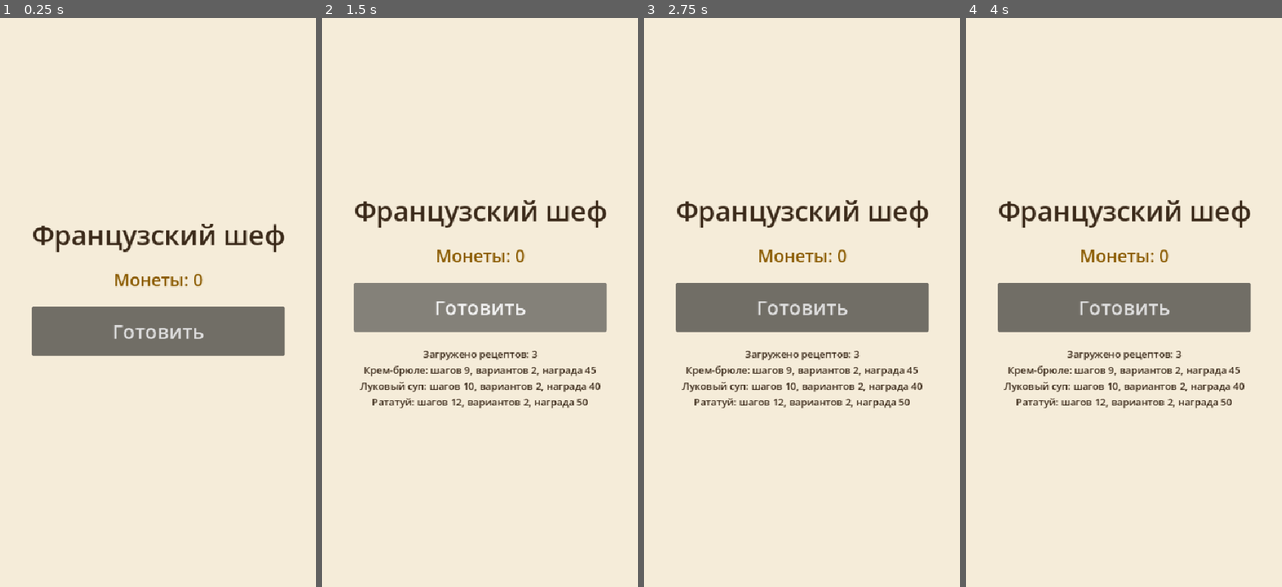
Above: before the commit, frames 1-4 (left to right).
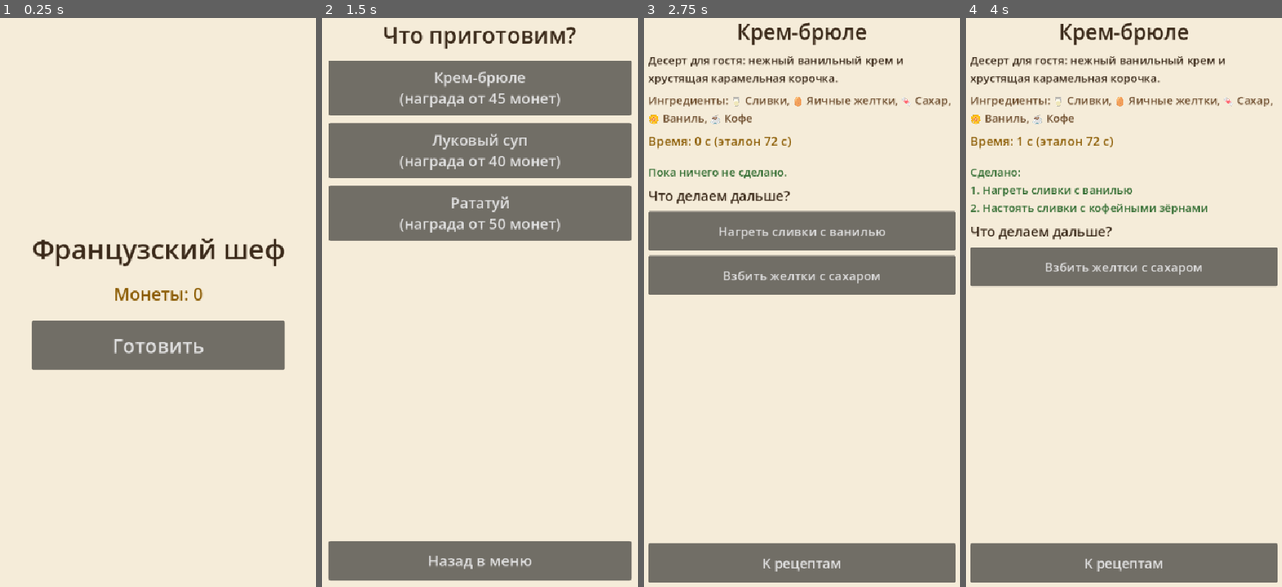
Above: after the commit, the same moments.

Repository: makedonski792-dot/Cheef-NAT
Game: Godot game, scene res://scenes/main_menu.tscn
Same seed, same stepped clock (60 frames per second), same inputs: the game is played once before the commit and once after it.
Inputs (mouse positions are in pixels of both pictures, inside the frame that each line leads up to):
- Up to frame 1 (0.25 s): no input
- Up to frame 2 (1.5 s): click "Готовить" at 0.5 s; click (480, 308) at 1.25 s, where only the run before the commit has a clickable "Готовить"
- Up to frame 3 (2.75 s): click (802, 86) at 2 s, where only the run after the commit has a clickable "Крем-брюле (награда от 45 мон…"
- Up to frame 4 (4 s): click (1124, 228) at 2.75 s, where only the run after the commit has a clickable "Нагреть сливки с ванилью"; click (1124, 251) at 3.5 s, where only the run after the commit has a clickable "Настоять сливки с кофейными з…"

The runs differ from the first frame. In frame 1, 7.7% of the frame differs, in the area x 10-91%, y 36-62%; in frame 2, 44%, in the area x 1-99%, y 1-99%; in frame 3, 30%; in frame 4, 27%.

Commit message:
Шаг 4: экраны выбора рецепта и готовки, общее состояние GameState
Co-Authored-By: Claude Sonnet 5.5 <noreply@anthropic.com>

Diff:
--- a/project.godot
+++ b/project.godot
@@ -18,6 +18,11 @@
 run/main_scene="res://scenes/main_menu.tscn"
 config/features=PackedStringArray("4.7")
 
+[autoload]
+
+; Общее хранилище данных игры (монеты, выбранный рецепт). Доступно из любого скрипта как GameState
+GameState="*res://scripts/game_state.gd"
+
 [display]
 
 window/size/viewport_width=540
--- /dev/null
+++ b/scenes/cooking.gd
@@ -0,0 +1,189 @@
+extends Control
+# Экран готовки: заказ гостя, таймер, сделанные шаги и кнопки доступных шагов.
+
+const TEXT_COLOR := Color("3b2a1a")
+
+var _recipe: Dictionary
+var _cooking: CookingLogic
+var _ingredients: Dictionary
+
+var _elapsed := 0.0
+var _running := true
+
+var _timer_label: Label
+var _done_label: Label
+var _steps_title: Label
+var _steps_box: VBoxContainer
+var _result_label: Label
+var _bottom_box: HBoxContainer
+
+
+func _ready() -> void:
+	_recipe = GameState.current_recipe
+	_cooking = CookingLogic.new(_recipe)
+	_ingredients = RecipeLoader.load_ingredients()
+	_build_ui()
+	_refresh()
+
+
+# Таймер идёт, пока блюдо готовится
+func _process(delta: float) -> void:
+	if not _running:
+		return
+	_elapsed += delta
+	_timer_label.text = "Время: %d с (эталон %d с)" % [int(_elapsed), int(_cooking.par_time())]
+
+
+# ---------- Построение интерфейса ----------
+
+func _label(font_size: int, color := TEXT_COLOR) -> Label:
+	var label := Label.new()
+	label.add_theme_font_size_override("font_size", font_size)
+	label.add_theme_color_override("font_color", color)
+	label.autowrap_mode = TextServer.AUTOWRAP_WORD_SMART
+	return label
+
+
+func _build_ui() -> void:
+	var background := ColorRect.new()
+	background.color = Color("f5ecd9")
+	background.set_anchors_preset(Control.PRESET_FULL_RECT)
+	add_child(background)
+
+	var margin := MarginContainer.new()
+	margin.set_anchors_preset(Control.PRESET_FULL_RECT)
+	for side in ["left", "right", "top", "bottom"]:
+		margin.add_theme_constant_override("margin_" + side, 20)
+	add_child(margin)
+
+	var column := VBoxContainer.new()
+	column.add_theme_constant_override("separation", 10)
+	margin.add_child(column)
+
+	var title := _label(34)
+	title.text = _recipe["name"]
+	title.horizontal_alignment = HORIZONTAL_ALIGNMENT_CENTER
+	column.add_child(title)
+
+	var order := _label(18)
+	order.text = _recipe.get("description", "")
+	column.add_child(order)
+
+	# Ингредиенты с эмодзи одной строкой
+	var parts: Array[String] = []
+	for id in _recipe.get("ingredients", []):
+		var ing: Dictionary = _ingredients.get(id, {})
+		parts.append("%s %s" % [ing.get("emoji", ""), ing.get("name", id)])
+	var ingredients := _label(18, Color("6b4a2a"))
+	ingredients.text = "Ингредиенты: " + ", ".join(parts)
+	column.add_child(ingredients)
+
+	_timer_label = _label(20, Color("8a5a00"))
+	column.add_child(_timer_label)
+
+	column.add_child(HSeparator.new())
+
+	_done_label = _label(18, Color("2f6b2f"))
+	column.add_child(_done_label)
+
+	_steps_title = _label(22)
+	_steps_title.text = "Что делаем дальше?"
+	column.add_child(_steps_title)
+
+	# Список кнопок с шагами (прокручивается)
+	var scroll := ScrollContainer.new()
+	scroll.size_flags_vertical = Control.SIZE_EXPAND_FILL
+	scroll.horizontal_scroll_mode = ScrollContainer.SCROLL_MODE_DISABLED
+	column.add_child(scroll)
+
+	_steps_box = VBoxContainer.new()
+	_steps_box.size_flags_horizontal = Control.SIZE_EXPAND_FILL
+	_steps_box.add_theme_constant_override("separation", 8)
+	scroll.add_child(_steps_box)
+
+	# Итог блюда (виден в конце)
+	_result_label = _label(24)
+	_result_label.horizontal_alignment = HORIZONTAL_ALIGNMENT_CENTER
+	_result_label.visible = false
+	column.add_child(_result_label)
+
+	# Нижние кнопки
+	_bottom_box = HBoxContainer.new()
+	_bottom_box.add_theme_constant_override("separation", 10)
+	column.add_child(_bottom_box)
+	_add_bottom_button("К рецептам", _on_back_to_recipes)
+
+
+func _add_bottom_button(text: String, callback: Callable) -> void:
+	var button := Button.new()
+	button.text = text
+	button.custom_minimum_size = Vector2(0, 64)
+	button.size_flags_horizontal = Control.SIZE_EXPAND_FILL
+	button.add_theme_font_size_override("font_size", 22)
+	button.pressed.connect(callback)
+	_bottom_box.add_child(button)
+
+
+# ---------- Игровой процесс ----------
+
+# Игрок нажал на шаг (так же вызываем его из автотеста)
+func choose_step(step_id: String) -> void:
+	if _cooking.do_step(step_id):
+		_refresh()
+
+
+# Обновить экран по текущему состоянию блюда
+func _refresh() -> void:
+	# Список сделанных шагов
+	var lines: Array[String] = []
+	for i in _cooking.done.size():
+		lines.append("%d. %s" % [i + 1, _cooking.get_step(_cooking.done[i])["text"]])
+	_done_label.text = "Сделано:\n" + "\n".join(lines) if not lines.is_empty() else "Пока ничего не сделано."
+
+	# Старые кнопки убираем
+	for child in _steps_box.get_children():
+		child.queue_free()
+
+	if _cooking.is_finished():
+		_finish_dish()
+	elif _cooking.is_ruined():
+		_spoil_dish()
+	else:
+		for step in _cooking.available_steps():
+			var button := Button.new()
+			button.text = step["text"]
+			button.custom_minimum_size = Vector2(0, 64)
+			button.autowrap_mode = TextServer.AUTOWRAP_WORD_SMART
+			button.add_theme_font_size_override("font_size", 20)
+			button.pressed.connect(choose_step.bind(step["id"]))
+			_steps_box.add_child(button)
+
+
+# Блюдо приготовлено: оцениваем, платим монеты
+func _finish_dish() -> void:
+	_running = false
+	_steps_title.visible = false
+	var result := _cooking.grade(_elapsed)
+	GameState.add_coins(result["reward"])
+	var stars: int = result["stars"]
+	_result_label.text = "Готово! %s\nВариант: %s\n%s\nНаграда: +%d монет" % [
+		_recipe["name"], result["variant"], "★".repeat(stars) + "☆".repeat(3 - stars), result["reward"]
+	]
+	_result_label.visible = true
+
+
+# Блюдо испорчено: награды нет
+func _spoil_dish() -> void:
+	_running = false
+	_steps_title.visible = false
+	_result_label.text = "Блюдо испорчено: шаги из разных способов приготовления смешались. Попробуй ещё раз!"
+	_result_label.visible = true
+	_add_bottom_button("Заново", _on_retry)
+
+
+func _on_retry() -> void:
+	get_tree().reload_current_scene()
+
+
+func _on_back_to_recipes() -> void:
+	get_tree().change_scene_to_file("res://scenes/recipe_select.tscn")
--- /dev/null
+++ b/scenes/cooking.tscn
@@ -0,0 +1,12 @@
+[gd_scene load_steps=2 format=3]
+
+[ext_resource type="Script" path="res://scenes/cooking.gd" id="1"]
+
+[node name="Cooking" type="Control"]
+layout_mode = 3
+anchors_preset = 15
+anchor_right = 1.0
+anchor_bottom = 1.0
+grow_horizontal = 2
+grow_vertical = 2
+script = ExtResource("1")
--- a/scenes/main_menu.gd
+++ b/scenes/main_menu.gd
@@ -1,11 +1,6 @@
 extends Control
 # Главное меню: название игры, счётчик монет и кнопка «Готовить».
 # Интерфейс собираем кодом, так проще читать и менять.
-
-# Пока монеты просто число. В шаге 5 они будут сохраняться между запусками.
-var coins: int = 0
-
-var _info_label: Label
 
 
 func _ready() -> void:
@@ -31,7 +26,7 @@
 	column.add_child(title)
 
 	var coins_label := Label.new()
-	coins_label.text = "Монеты: %d" % coins
+	coins_label.text = "Монеты: %d" % GameState.coins
 	coins_label.add_theme_font_size_override("font_size", 28)
 	coins_label.add_theme_color_override("font_color", Color("8a5a00"))
 	coins_label.horizontal_alignment = HORIZONTAL_ALIGNMENT_CENTER
@@ -44,20 +39,7 @@
 	cook_button.pressed.connect(_on_cook_pressed)
 	column.add_child(cook_button)
 
-	# Строка для сообщений игроку (пока там заглушка)
-	_info_label = Label.new()
-	_info_label.add_theme_color_override("font_color", Color("3b2a1a"))
-	_info_label.horizontal_alignment = HORIZONTAL_ALIGNMENT_CENTER
-	column.add_child(_info_label)
 
-
-# Вызывается при нажатии на кнопку «Готовить»
+# Вызывается при нажатии на кнопку «Готовить»: открываем выбор рецепта
 func _on_cook_pressed() -> void:
-	# Временная проверка шага 2: показываем, какие рецепты загрузились
-	var recipes := RecipeLoader.load_recipes()
-	var lines: Array[String] = []
-	for recipe in recipes:
-		lines.append("%s: шагов %d, вариантов %d, награда %d" % [
-			recipe["name"], recipe["steps"].size(), recipe["variants"].size(), recipe["base_reward"]
-		])
-	_info_label.text = "Загружено рецептов: %d\n%s" % [recipes.size(), "\n".join(lines)]
+	get_tree().change_scene_to_file("res://scenes/recipe_select.tscn")
--- /dev/null
+++ b/scenes/recipe_select.gd
@@ -0,0 +1,63 @@
+extends Control
+# Экран выбора рецепта: список блюд из папки data/recipes/.
+
+
+func _ready() -> void:
+	var background := ColorRect.new()
+	background.color = Color("f5ecd9")
+	background.set_anchors_preset(Control.PRESET_FULL_RECT)
+	add_child(background)
+
+	# Отступы от краёв экрана
+	var margin := MarginContainer.new()
+	margin.set_anchors_preset(Control.PRESET_FULL_RECT)
+	for side in ["left", "right", "top", "bottom"]:
+		margin.add_theme_constant_override("margin_" + side, 24)
+	add_child(margin)
+
+	var column := VBoxContainer.new()
+	column.add_theme_constant_override("separation", 16)
+	margin.add_child(column)
+
+	var title := Label.new()
+	title.text = "Что приготовим?"
+	title.add_theme_font_size_override("font_size", 36)
+	title.add_theme_color_override("font_color", Color("3b2a1a"))
+	title.horizontal_alignment = HORIZONTAL_ALIGNMENT_CENTER
+	column.add_child(title)
+
+	# Прокручиваемый список, чтобы влезло много рецептов
+	var scroll := ScrollContainer.new()
+	scroll.size_flags_vertical = Control.SIZE_EXPAND_FILL
+	scroll.horizontal_scroll_mode = ScrollContainer.SCROLL_MODE_DISABLED
+	column.add_child(scroll)
+
+	var list := VBoxContainer.new()
+	list.size_flags_horizontal = Control.SIZE_EXPAND_FILL
+	list.add_theme_constant_override("separation", 12)
+	scroll.add_child(list)
+
+	for recipe in RecipeLoader.load_recipes():
+		var button := Button.new()
+		button.text = "%s\n(награда от %d монет)" % [recipe["name"], recipe["base_reward"]]
+		button.custom_minimum_size = Vector2(0, 90)
+		button.add_theme_font_size_override("font_size", 24)
+		button.pressed.connect(_on_recipe_pressed.bind(recipe))
+		list.add_child(button)
+
+	var back_button := Button.new()
+	back_button.text = "Назад в меню"
+	back_button.custom_minimum_size = Vector2(0, 64)
+	back_button.add_theme_font_size_override("font_size", 24)
+	back_button.pressed.connect(_on_back_pressed)
+	column.add_child(back_button)
+
+
+# Игрок выбрал рецепт: запоминаем и идём готовить
+func _on_recipe_pressed(recipe: Dictionary) -> void:
+	GameState.current_recipe = recipe
+	get_tree().change_scene_to_file("res://scenes/cooking.tscn")
+
+
+func _on_back_pressed() -> void:
+	get_tree().change_scene_to_file("res://scenes/main_menu.tscn")
--- /dev/null
+++ b/scenes/recipe_select.tscn
@@ -0,0 +1,12 @@
+[gd_scene load_steps=2 format=3]
+
+[ext_resource type="Script" path="res://scenes/recipe_select.gd" id="1"]
+
+[node name="RecipeSelect" type="Control"]
+layout_mode = 3
+anchors_preset = 15
+anchor_right = 1.0
+anchor_bottom = 1.0
+grow_horizontal = 2
+grow_vertical = 2
+script = ExtResource("1")
--- /dev/null
+++ b/scripts/game_state.gd
@@ -0,0 +1,14 @@
+extends Node
+# Общее состояние игры. Godot создаёт его один раз при запуске,
+# и к нему можно обратиться из любой сцены по имени GameState.
+
+# Монеты игрока (в шаге 5 добавим сохранение между запусками)
+var coins: int = 0
+
+# Рецепт, который игрок выбрал для готовки
+var current_recipe: Dictionary = {}
+
+
+# Начислить монеты за блюдо
+func add_coins(amount: int) -> void:
+	coins += amount
--- /dev/null
+++ b/tests/test_cooking_scene.gd
@@ -0,0 +1,42 @@
+extends SceneTree
+# Проверка экрана готовки без окна: «проходим» луковый суп нажатиями на шаги.
+#   Godot --headless --path . --script tests/test_cooking_scene.gd
+
+var failures := 0
+
+
+func check(condition: bool, message: String) -> void:
+	if condition:
+		print("  ок: ", message)
+	else:
+		failures += 1
+		print("  ОШИБКА: ", message)
+
+
+func _init() -> void:
+	# Ждём один кадр, чтобы Godot успел создать GameState
+	await process_frame
+
+	var game_state = root.get_node("GameState")
+	for recipe in RecipeLoader.load_recipes():
+		if recipe["id"] == "onion_soup":
+			game_state.current_recipe = recipe
+
+	var scene: Control = load("res://scenes/cooking.tscn").instantiate()
+	root.add_child(scene)
+	await process_frame
+
+	check(scene._steps_box.get_child_count() == 4, "на экране 4 кнопки стартовых шагов")
+
+	for step_id in ["slice_onion", "melt_butter", "caramelize_onion", "add_broth", "simmer",
+			"slice_bread", "toast_bread", "grate_cheese", "gratinate"]:
+		scene.choose_step(step_id)
+	await process_frame
+
+	check(scene._result_label.visible, "показан итог блюда")
+	check(game_state.coins > 0, "монеты начислены: %d" % game_state.coins)
+	print("  итог: ", scene._result_label.text.replace("\n", " | "))
+
+	print("")
+	print("ВСЕ ТЕСТЫ ПРОШЛИ" if failures == 0 else "ПРОВАЛЕНО ТЕСТОВ: %d" % failures)
+	quit(failures)
Not shown, added: scenes/cooking.gd.uid
Not shown, added: scenes/recipe_select.gd.uid
Not shown, added: scripts/game_state.gd.uid
Not shown, added: tests/test_cooking_scene.gd.uid
Not shown, changed: README.md
